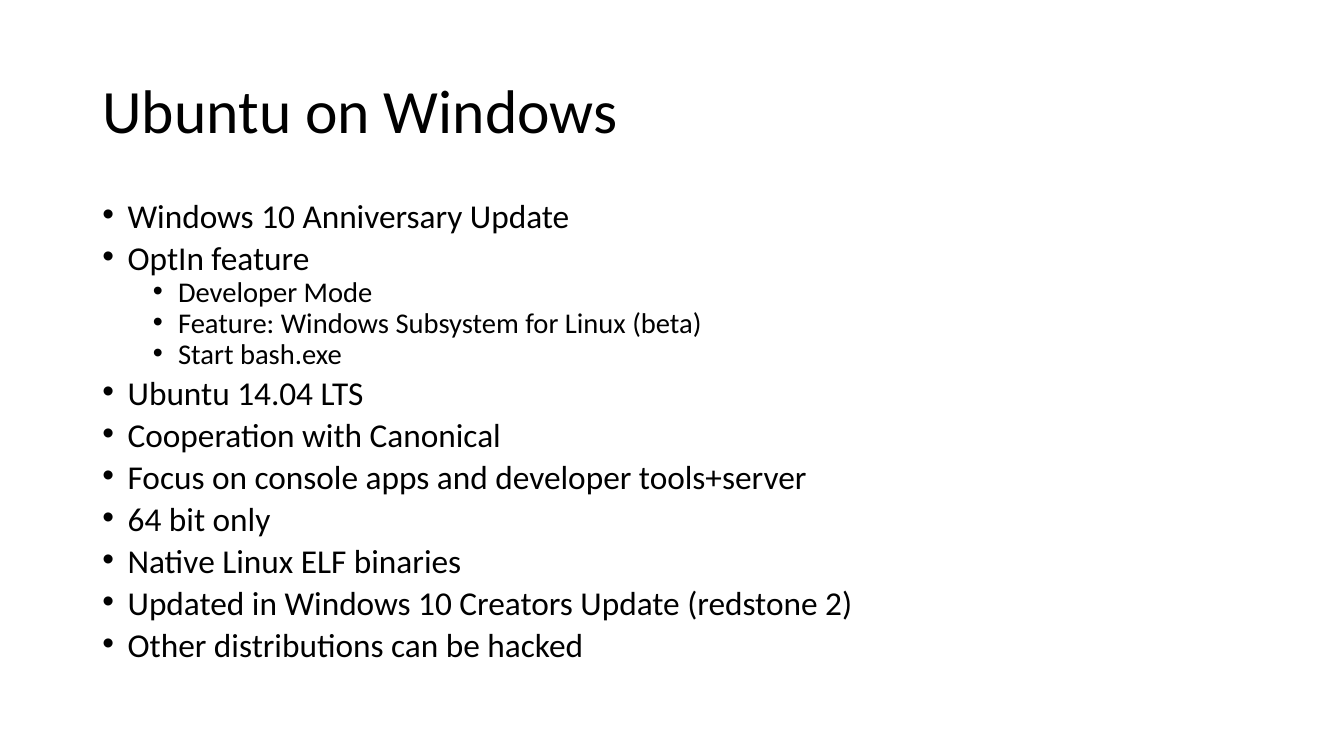
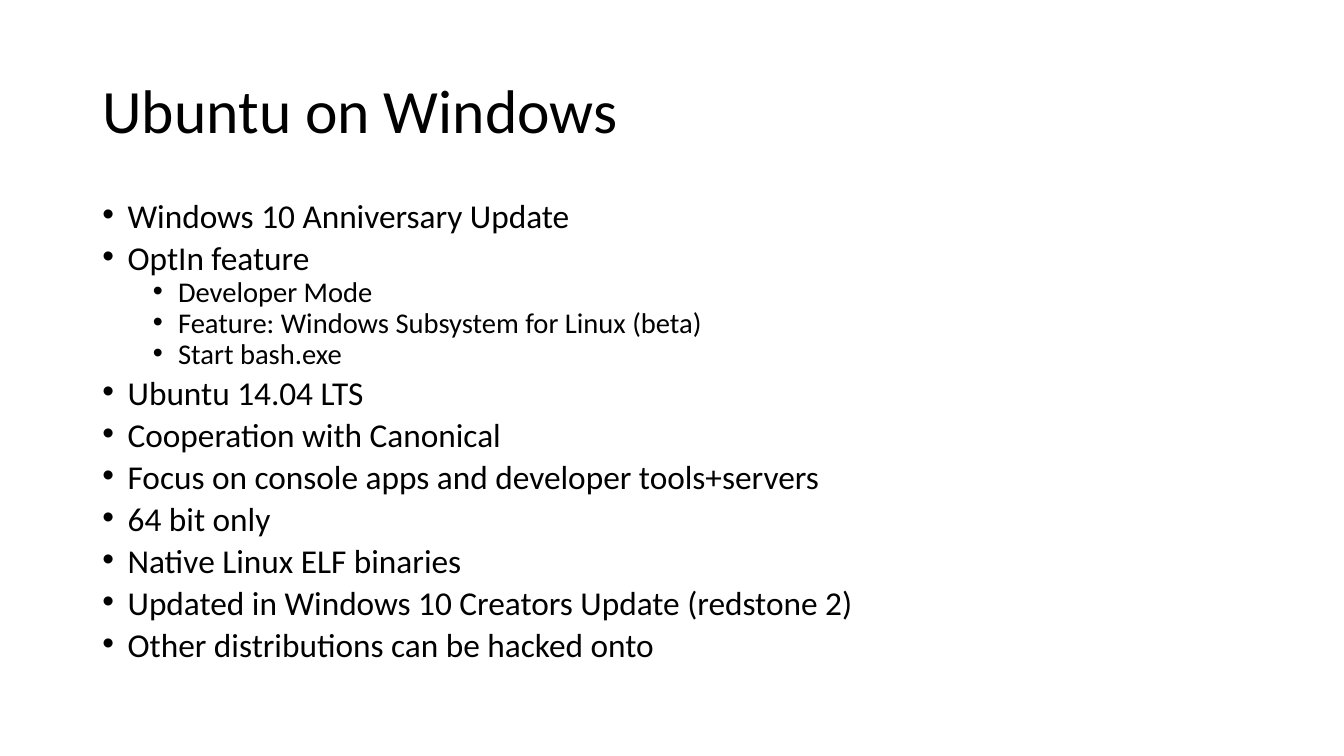
Before and after one commit to kpocza/LoWe, a slide deck: slide 4 of talks/entdev170222/EntDev170222_MSLovesLinux.pptx. Drawn at 1344x756 pixels with LibreOffice and Linux fonts; fonts in the diff are those of the drawing. Boxes give left, top, right and bottom in pixels: in the first picture for what was removed or moved away, otherwise in the second. Text is boxed around its words. In the diff, an @@ line names an element or a change of style, - is before the commit and + after.

```diff
--- a/talks/entdev170222/EntDev170222_MSLovesLinux.pptx
+++ b/talks/entdev170222/EntDev170222_MSLovesLinux.pptx
@@ text at box(128, 466, 819, 495): text changed @@
-• Focus on console apps and developer tools+server
+• Focus on console apps and developer tools+servers
@@ text at box(128, 634, 654, 658): text changed @@
-• Other distributions can be hacked
+• Other distributions can be hacked onto
```
Also in this commit, not shown: 7 other slides changed, 1 slide added.
